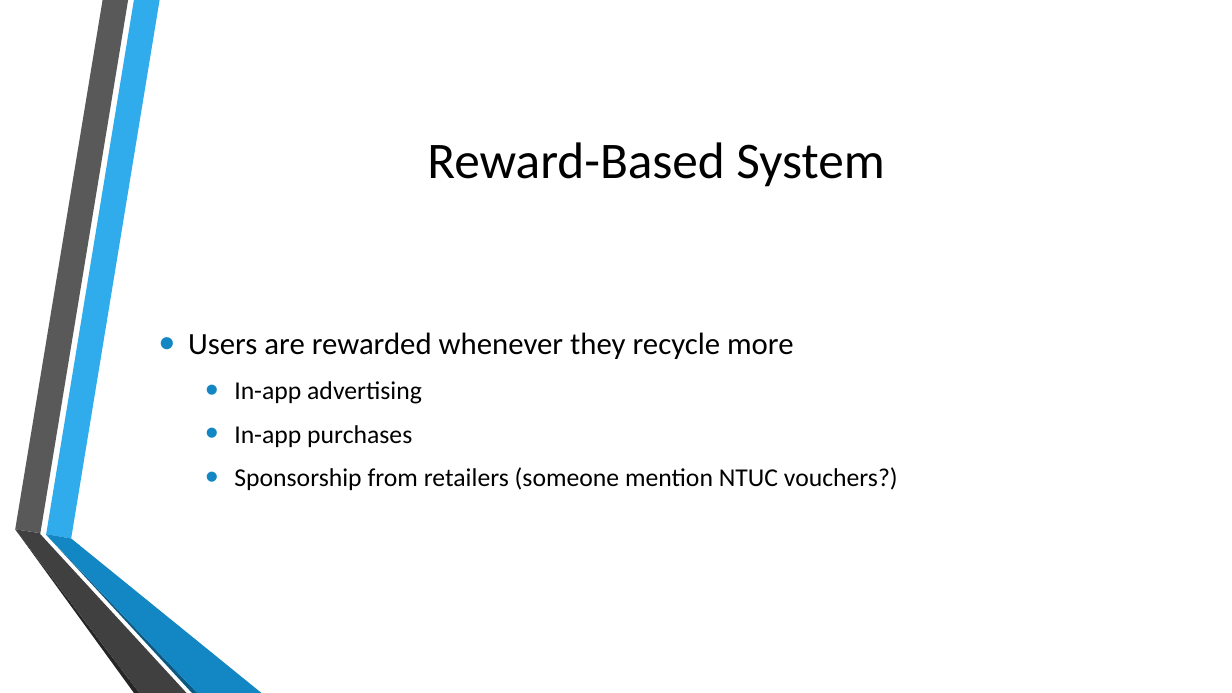
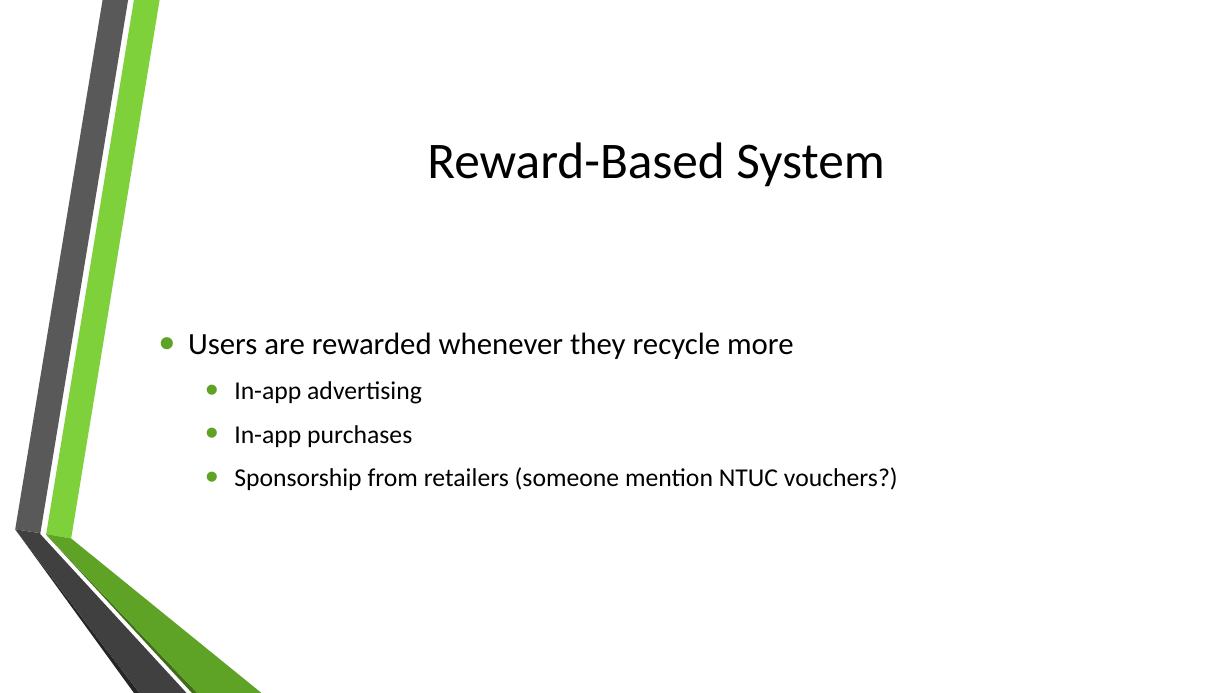
Before and after one commit to harishv7/thegreenlist, a slide deck: slide 6 of Greenlist.pptx. Drawn at 1232x693 pixels with LibreOffice and Linux fonts; fonts in the diff are those of the drawing; background and template pictures are left out. Boxes give left, top, right and bottom in pixels: in the first picture for what was removed or moved away, otherwise in the second. Text is boxed around its words. In the diff, an @@ line names an element or a change of style, - is before the commit and + after.

```diff
--- a/Greenlist.pptx
+++ b/Greenlist.pptx
@@ freeform shape at bbox=[46, 0, 160, 539]: fill #30ACEC to #7FD13B @@
@@ text "Users are rewarded whenever they ..." at bbox=[188, 332, 898, 490]: bullet colour #1287C3 to #5FA326 @@
@@ freeform shape at bbox=[46, 535, 198, 693]: fill #0C5A82 to #3F6D19 @@
@@ freeform shape at bbox=[46, 534, 262, 693]: fill #1287C3 to #5FA326 @@
```
Also in this commit, not shown: 7 other slides changed, 1 other file.
